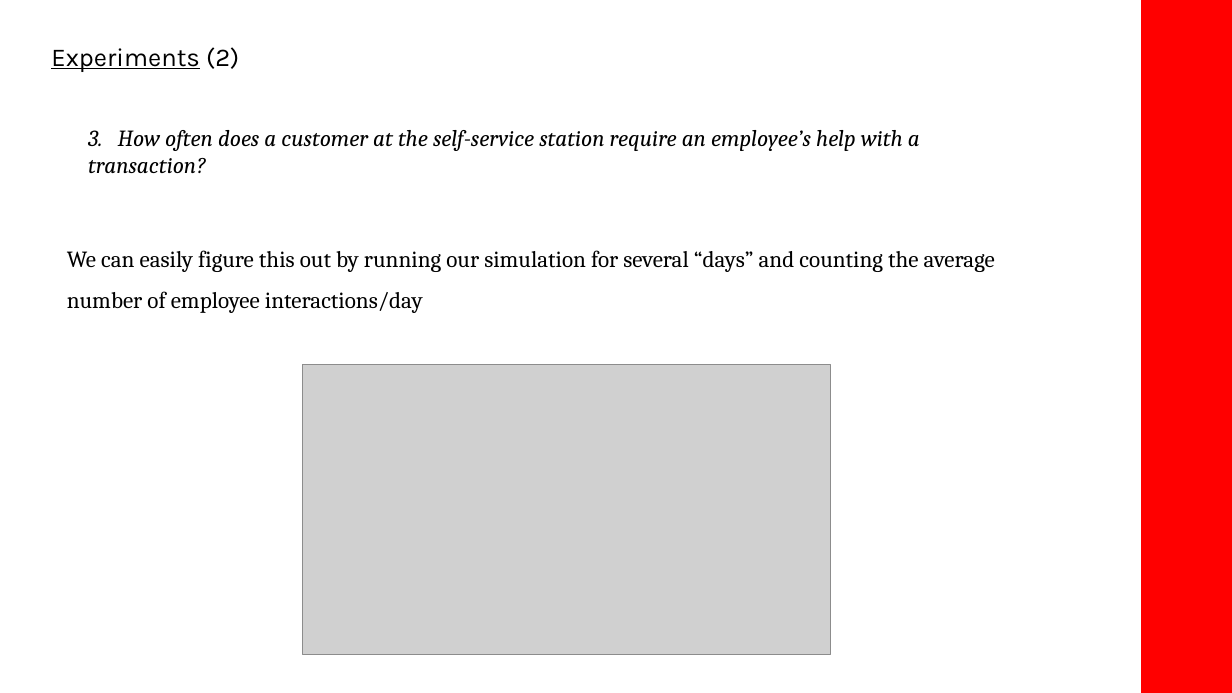
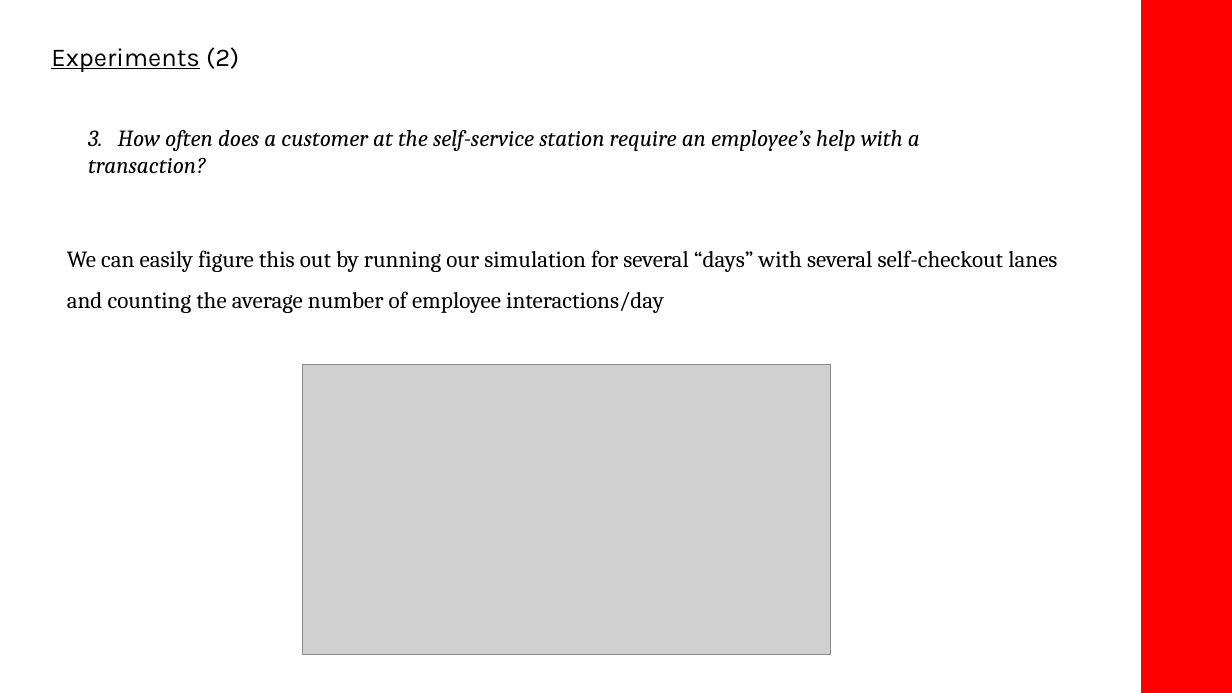
Before and after one commit to adn17/CS1538-Final-Project-Giant-Eagle, a slide deck: slide 9 of 1538_Powerpoint.pptx. Drawn at 1232x693 pixels with LibreOffice and Linux fonts; fonts in the diff are those of the drawing; grey boxes stand for pictures. Boxes give left, top, right and bottom in pixels: in the first picture for what was removed or moved away, otherwise in the second. Text is boxed around its words. In the diff, an @@ line names an element or a change of style, - is before the commit and + after.

```diff
--- a/1538_Powerpoint.pptx
+++ b/1538_Powerpoint.pptx
@@ text at [67, 250, 1057, 313]: text changed @@
-We can easily figure this out by running our simulation for several “days” and counting the average number of employee interactions/day
+We can easily figure this out by running our simulation for several “days” with several self-checkout lanes and counting the average number of employee interactions/day
```
Also in this commit, not shown: 2 other slides changed, 2 slides added, 13 other files.
